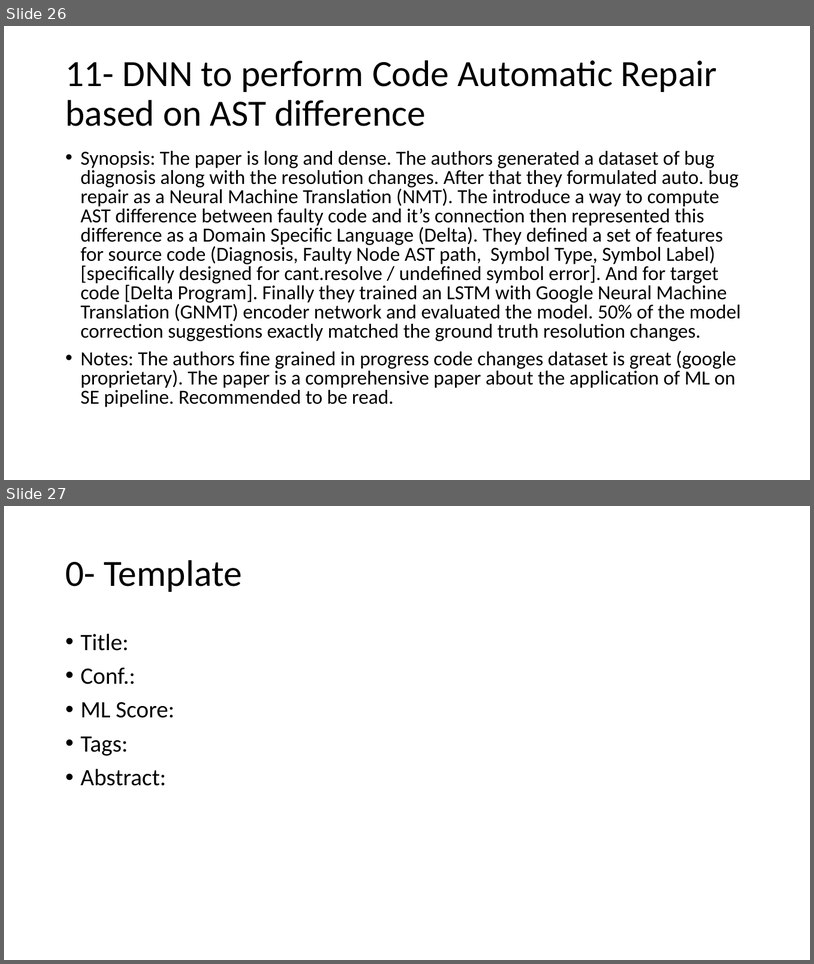
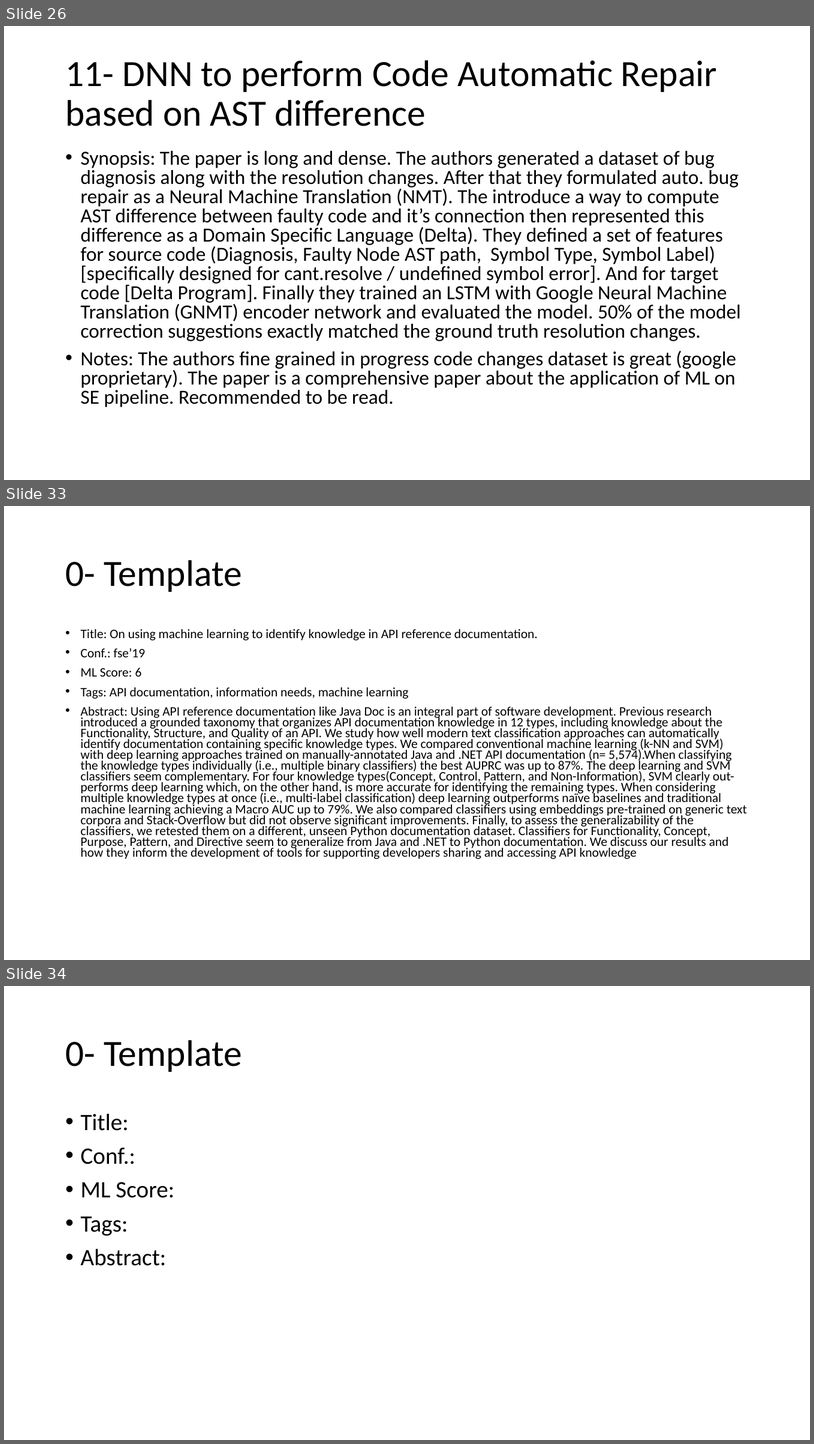
Before and after one commit to AhmadM-DL/SEML, a slide deck: SEML.pptx. Shown one above the other, each under a label of ours: slides 26 and 27 before the commit, slides 26, 33 and 34 after it; the slides between them are not shown. The pictures are 814x964 and 814x1444 pixels, drawn with LibreOffice and Linux fonts; fonts in the diff are those of the drawing. Boxes give left, top, right and bottom in pixels: in the first picture for what was removed or moved away, otherwise in the second. Text is boxed around its words. In the diff, an @@ line names an element or a change of style, - is before the commit and + after.

```diff
--- a/SEML.pptx
+++ b/SEML.pptx
@@ slide 33 added at [4, 506, 810, 960], background #FFFFFF @@
@@ title added at [65, 560, 242, 592], 44 pt, text #000000 @@
+0- Template
@@ text added at [81, 629, 747, 859], 15.4 pt, text #000000 @@
+• Title: On using machine learning to identify knowledge in API reference documentation.
+• Conf.: fse’19
+• ML Score: 6
+• Tags: API documentation, information needs, machine learning
+• Abstract: Using API reference documentation like Java Doc is an integral part of software development. Previous research introduced a grounded taxonomy that organizes API documentation knowledge in 12 types, including knowledge about the Functionality, Structure, and Quality of an API. We study how well modern text classification approaches can automatically identify documentation containing specific knowledge types. We compared conventional machine learning (k-NN and SVM) with deep learning approaches trained on manually-annotated Java and .NET API documentation (n= 5,574).When classifying the knowledge types individually (i.e., multiple binary classifiers) the best AUPRC was up to 87%. The deep learning and SVM classifiers seem complementary. For four knowledge types(Concept, Control, Pattern, and Non-Information), SVM clearly out-performs deep learning which, on the other hand, is more accurate for identifying the remaining types. When considering multiple knowledge types at once (i.e., multi-label classification) deep learning outperforms naïve baselines and traditional machine learning achieving a Macro AUC up to 79%. We also compared classifiers using embeddings pre-trained on generic text corpora and Stack-Overflow but did not observe significant improvements. Finally, to assess the generalizability of the classifiers, we retested them on a different, unseen Python documentation dataset. Classifiers for Functionality, Concept, Purpose, Pattern, and Directive seem to generalize from Java and .NET to Python documentation. We discuss our results and how they inform the development of tools for supporting developers sharing and accessing API knowledge
@@ what was slide 27 is now slide 34 @@
```
Also in this commit, not shown: 6 other slides added, 1 other file.
